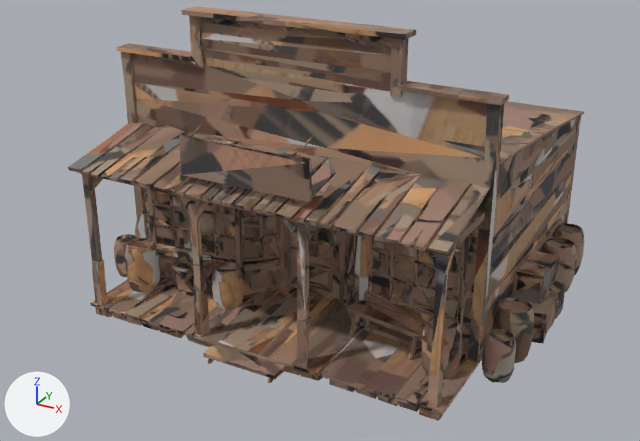
Two versions of the glTF model app/public/models/store.glb, one commit apart.
Both versions are drawn from a 50 mm lens placed at (1.63, -3.19, 1.24), pointed at (-0.04, -0.16, -0.28). The axes (+X, +Y, +Z) are drawn at lower left. The lights are the same throughout. The first picture is the older version. Vertices at exactly the same position are counted once.

The older version as bpy lines, for what is in view:
```python
me_mesh_0 = bpy.data.meshes.new('Mesh_0')
me_mesh_0.from_pydata(...)  # 4952 vertices, 10040 faces; spans x -0.95..0.95, y -0.87..0.87, z -0.62..0.62
me_mesh_0.materials.append(mat_material_0)  # picture img_image_0
ob_mesh_0 = bpy.data.objects.new('Mesh_0', me_mesh_0)
ob_mesh_0.location = (0.0, 0.0, 0.0)
```
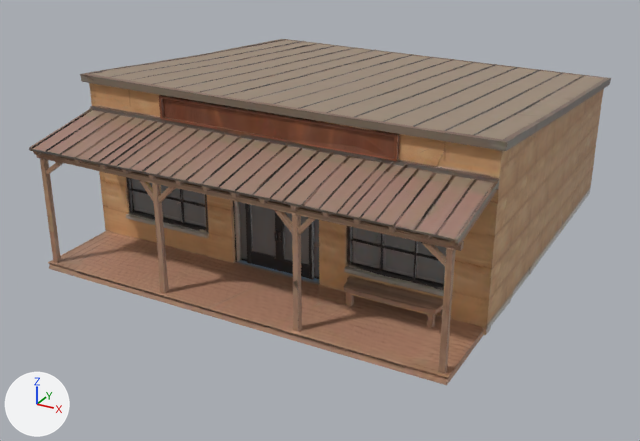
Changed parts and their boxes (x1, y1, x2, y2) in the pictures (640 x 441 px):
```json
{"object": "Mesh_0", "change": "reshaped", "before": [68, 6, 584, 421], "after": [29, 39, 611, 385], "on screen": "13% wider, 17% shorter"}
{"part": 1, "of": "me_mesh_0", "change": "rebuilt", "before": [68, 6, 584, 421], "after": [29, 39, 611, 385], "on screen": "13% wider, 17% shorter"}
{"part": 2, "of": "me_mesh_0", "change": "deleted", "before": [541, 237, 577, 292], "on screen": "brown"}
{"part": 3, "of": "me_mesh_0", "change": "deleted", "before": [482, 329, 516, 383]}
{"part": 4, "of": "me_mesh_0", "change": "deleted", "before": [114, 234, 138, 277]}
```

The change, as JSON lines over the scene's bpy script:
```json
{"block": "me_mesh_0", "where": "# used by ob_mesh_0; location = (0.0, 0.0, 0.0)"}
{"op": "remove", "block": "me_mesh_0", "code": "me_mesh_0.from_pydata(...)  # 4952 vertices, 10040 faces; spans x -0.95..0.95, y -0.87..0.87, z -0.62..0.62"}
{"op": "add", "block": "me_mesh_0", "code": "me_mesh_0.from_pydata(...)  # 13481 vertices, 27154 faces; spans x -0.87..0.87, y -0.95..0.95, z -0.36..0.36"}
{"block": "me_mesh_0", "change": "me_mesh_0 part 1: the loose piece of 4669 vertices spanning x -0.95..0.95, y -0.87..0.87, z -0.62..0.62 is rebuilt with 13481 vertices and now spans x -0.87..0.87, y -0.95..0.95, z -0.36..0.36"}
{"block": "me_mesh_0", "change": "me_mesh_0 part 2: the loose piece of 111 vertices spanning x 0.78..0.94, y 0.27..0.43, z -0.6..-0.39 is deleted"}
{"block": "me_mesh_0", "change": "me_mesh_0 part 3: the loose piece of 89 vertices spanning x 0.8..0.92, y -0.51..-0.39, z -0.6..-0.43 is deleted"}
{"block": "me_mesh_0", "change": "me_mesh_0 part 4: the loose piece of 83 vertices spanning x -0.93..-0.8, y -0.51..-0.39, z -0.6..-0.43 is deleted"}
```
